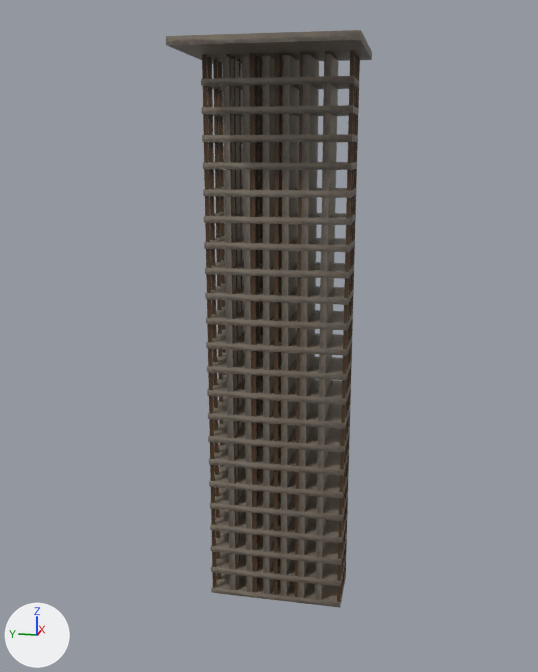
An edit to the FBX model Assets/Asset map ngoài trời/Old Buidlings/Old High Building/Old High Building 2.fbx, drawn before and after from the same camera.
Camera for both pictures: a 50 mm lens placed at (-94.8, 60.0, 42.7), pointed at (-29.1, 73.1, 26.2). Arrows for +X, +Y and +Z are at lower left; the lights stay in place. The older version comes first. Where no turn or scale is listed for an object, it has been applied to the vertices.

Objects in the first picture: 'thanh cua rir sets .047'.
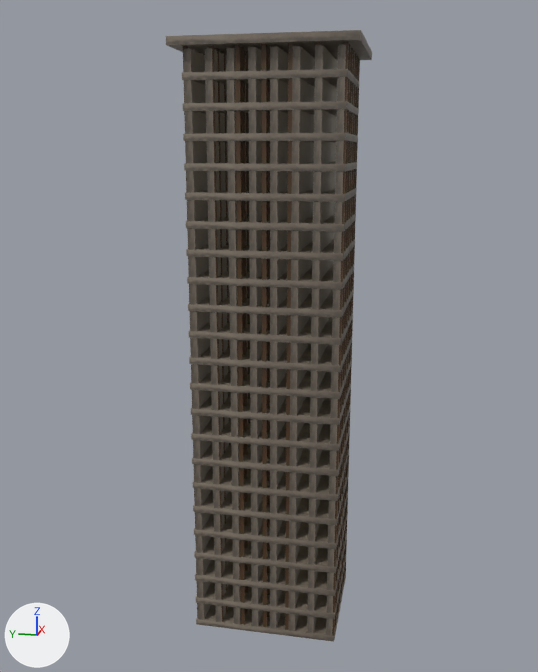
Patch to the scene script:
```diff
--- a/Assets/Asset map ngoài trời/Old Buidlings/Old High Building/Old High Building 2.fbx.py
+++ b/Assets/Asset map ngoài trời/Old Buidlings/Old High Building/Old High Building 2.fbx.py
@@ me_cube_024 @@
+me_cube_024.from_pydata(...)  # 6512 vertices, 4884 faces; spans x -2.8..2.8, y -6.6..6.6, z -1.5..50.6
+me_cube_024.materials.append(mat_m2_nha_tuong_cu)  # picture img_m2_nha_tuong_cu_base_color_png
@@ ob_thanh_cua_rir_sets__056 @@
+ob_thanh_cua_rir_sets__056 = bpy.data.objects.new('thanh cua rir sets .056', me_cube_024)
+ob_thanh_cua_rir_sets__056.location = (-32.1, 72.4, 0.6)
```

Pixel boxes (x1, y1, x2, y2) of what changed, in the pictures (538 x 672 px):
'thanh cua rir sets .056', added
    after: (182, 41, 355, 642)
'thanh cua rir sets .047', unchanged, covered by the edit
    before: (166, 30, 372, 608)
    after: (166, 30, 372, 606)
